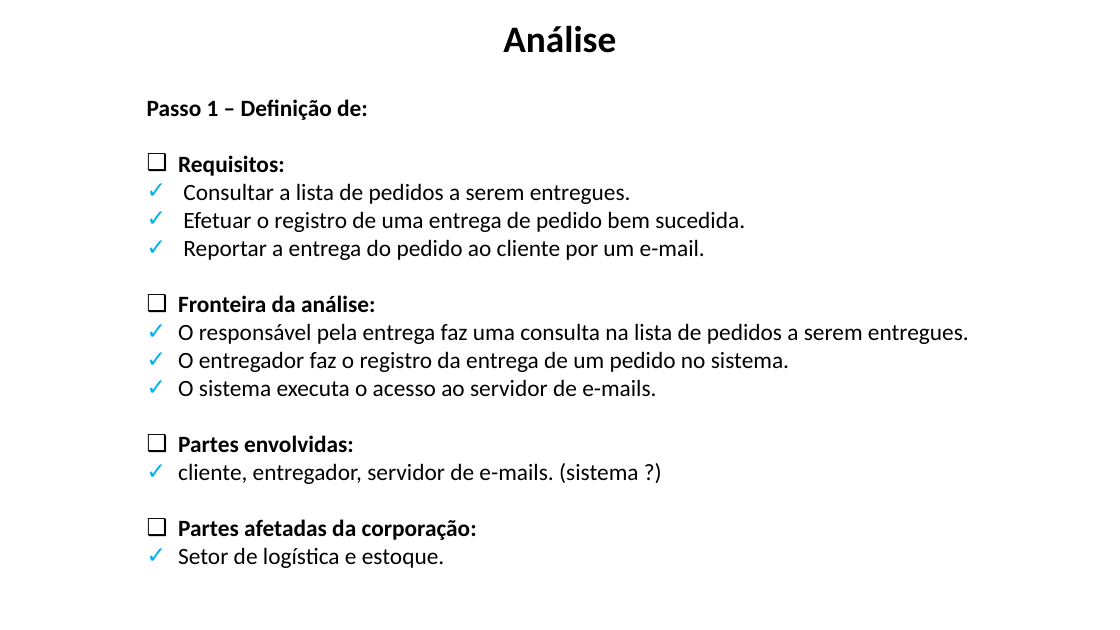
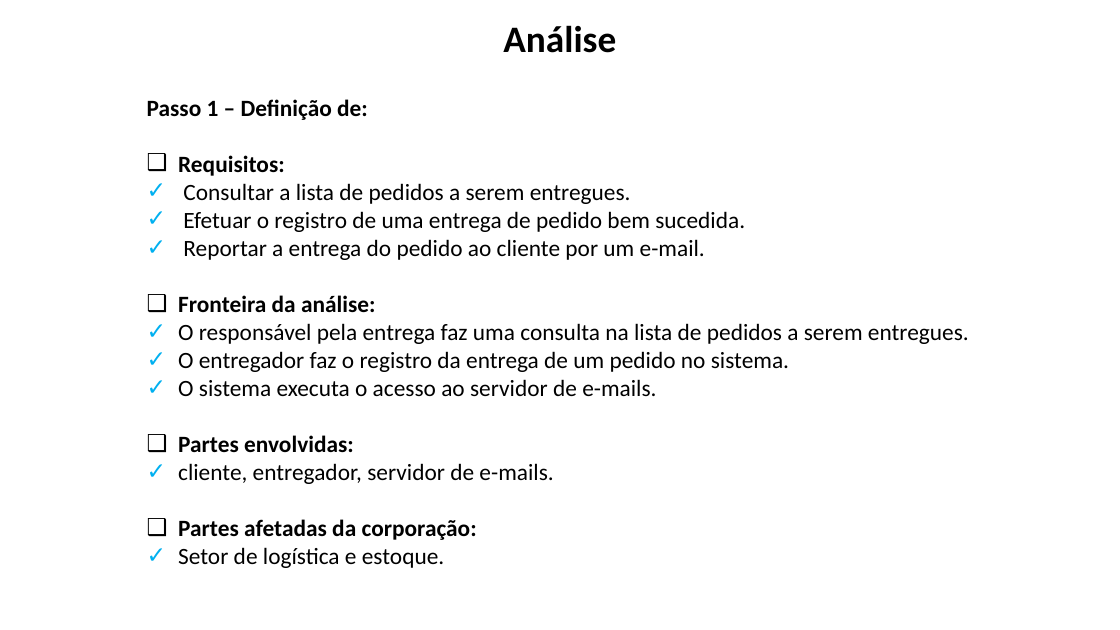
Before and after one commit to dm112-dupla/final-project, a slide deck: slide 4 of Trabalho 1 - DM112.pptx. Drawn at 1120x630 pixels with LibreOffice and Linux fonts; fonts in the diff are those of the drawing; background and template pictures are left out. Boxes give left, top, right and bottom in pixels: in the first picture for what was removed or moved away, otherwise in the second. Text is boxed around its words. In the diff, an @@ line names an element or a change of style, - is before the commit and + after.

```diff
--- a/Trabalho 1 - DM112.pptx
+++ b/Trabalho 1 - DM112.pptx
@@ text at (178, 463, 553, 484): text changed @@
-✓ cliente, entregador, servidor de e-mails. (sistema ?)
+✓ cliente, entregador, servidor de e-mails.
```
Also in this commit, not shown: 7 other slides changed.
